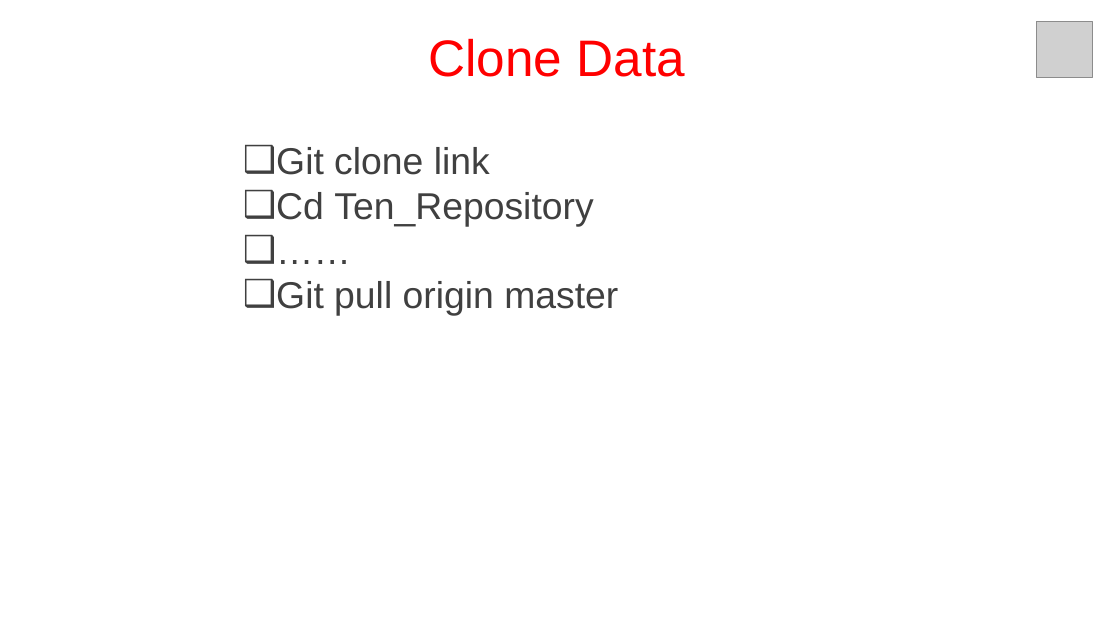
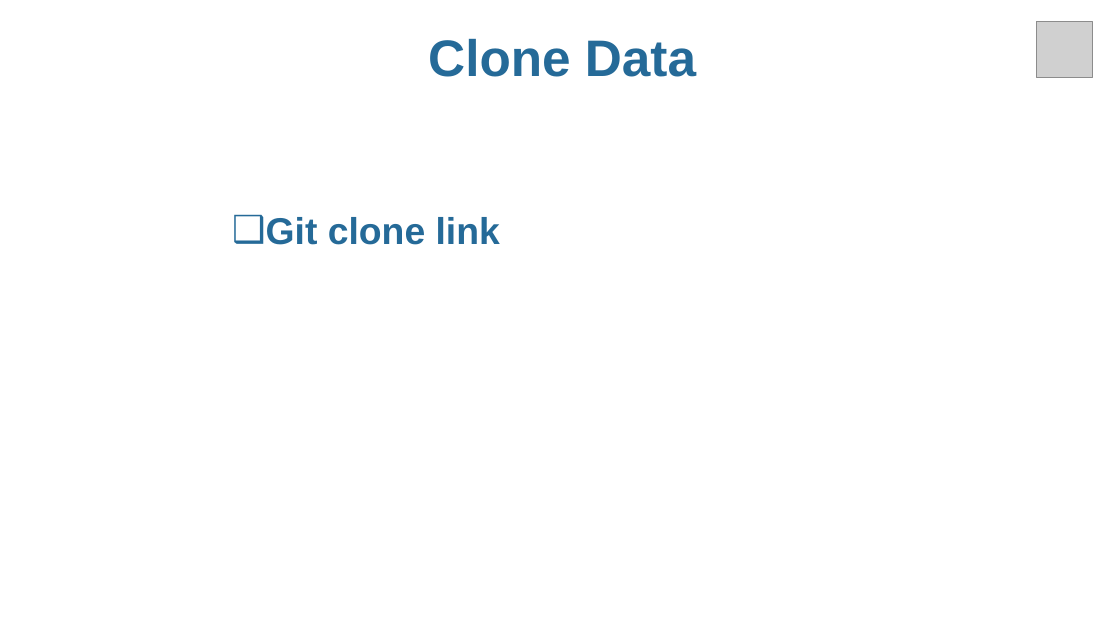
Before and after one commit to VANTHO15/git, a slide deck: slide 20 of Git&Github.pptx. Drawn at 1120x630 pixels with LibreOffice and Linux fonts; fonts in the diff are those of the drawing; grey boxes stand for pictures; background and template pictures are left out. Boxes give left, top, right and bottom in pixels: in the first picture for what was removed or moved away, otherwise in the second. Text is boxed around its words. In the diff, an @@ line names an element or a change of style, - is before the commit and + after.

Commit message:
tho add

```diff
--- a/Git&Github.pptx
+++ b/Git&Github.pptx
@@ text "Clone Data" at [428,38,696,77]: text colour #FF0000 to #256A98, bold on @@
@@ text "Git clone link": place and size @@
-text "Git clone link" at [276,147,618,316]
+text "Git clone link" at [266,217,500,245]
@@ text "Git clone link" at [266,217,500,245]: text colour #404040 to #256A98, bold on @@
@@ text at [276,192,618,316]: paragraphs removed @@
-❑ Cd Ten_Repository
-❑ ……
-❑ Git pull origin master
```
Also in this commit, not shown: 1 other slide changed, 1 slide added.
